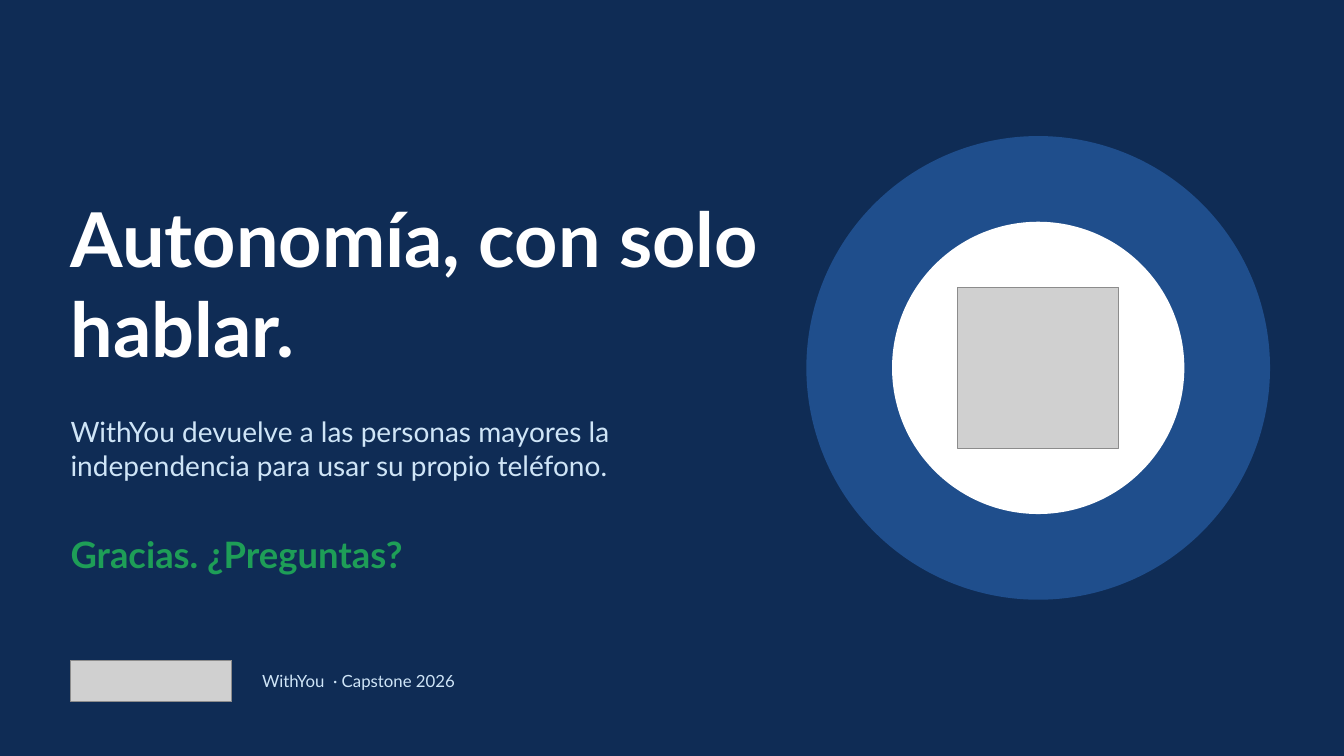
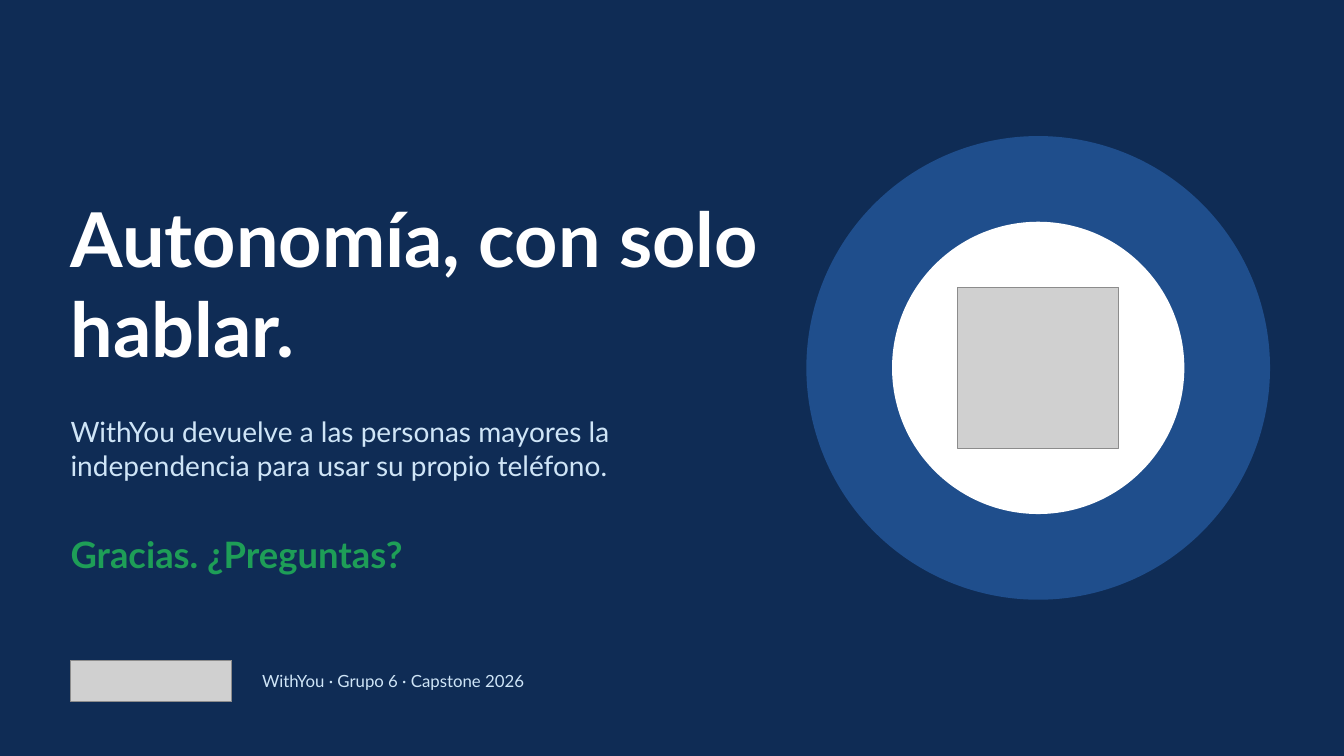
Before and after one commit to migxel23cl/WithYou, a slide deck: slide 14 of Antonio Varas_AldoMartinez_802°D_Grupo 6/Fase 3/Evidencias Grupales/Presentación Final del proyecto (Español).pptx. Drawn at 1344x756 pixels with LibreOffice and Linux fonts; fonts in the diff are those of the drawing; grey boxes stand for pictures. Boxes give left, top, right and bottom in pixels: in the first picture for what was removed or moved away, otherwise in the second. Text is boxed around its words. In the diff, an @@ line names an element or a change of style, - is before the commit and + after.

```diff
--- a/Antonio Varas_AldoMartinez_802°D_Grupo 6/Fase 3/Evidencias Grupales/Presentación Final del proyecto (Español).pptx
+++ b/Antonio Varas_AldoMartinez_802°D_Grupo 6/Fase 3/Evidencias Grupales/Presentación Final del proyecto (Español).pptx
@@ text at bbox=[262, 674, 524, 690]: text changed @@
-WithYou · Capstone 2026
+WithYou · Grupo 6 · Capstone 2026
```
Also in this commit, not shown: 4 other slides changed, 1 slide added, 1 slide removed.
